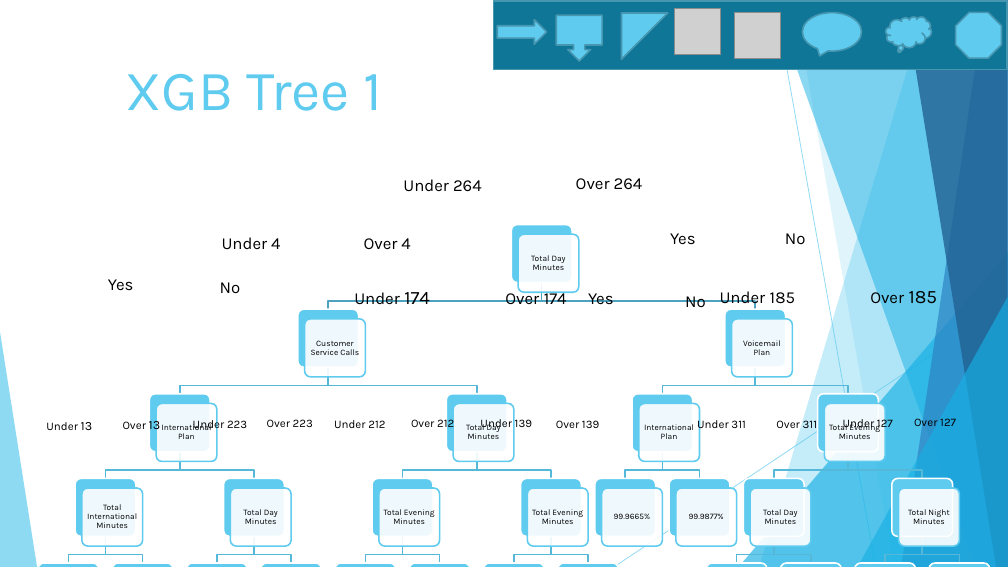
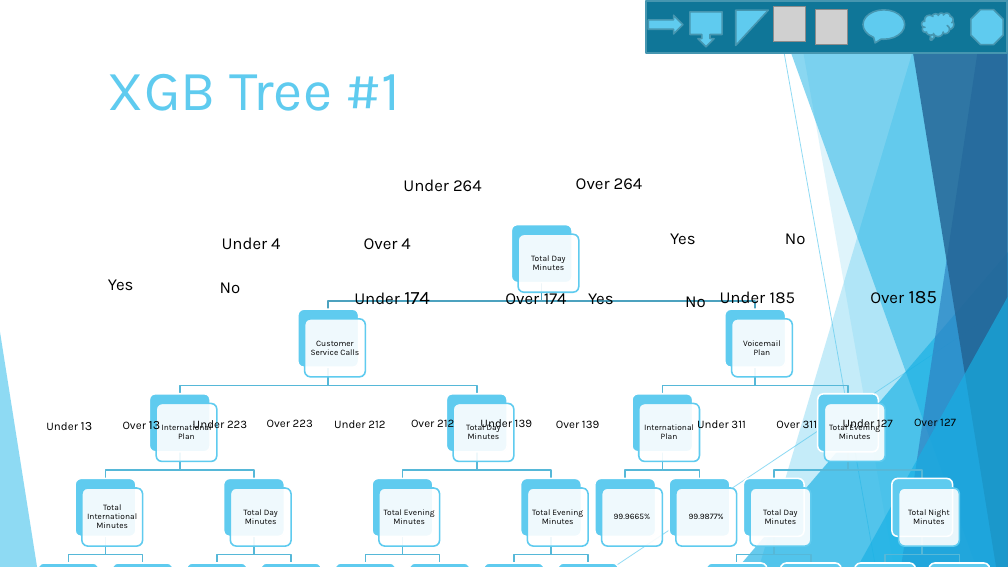
Before and after one commit to MrChamp/FISP3, a slide deck: slide 3 of TeleChurnPresentation.pptx. Drawn at 1008x567 pixels with LibreOffice and Linux fonts; fonts in the diff are those of the drawing; grey boxes stand for pictures. Boxes give left, top, right and bottom in pixels: in the first picture for what was removed or moved away, otherwise in the second. Text is boxed around its words. In the diff, an @@ line names an element or a change of style, - is before the commit and + after.

```diff
--- a/TeleChurnPresentation.pptx
+++ b/TeleChurnPresentation.pptx
@@ rectangle: place and size @@
-rectangle at (494,1,1007,70)
+rectangle at (646,1,1007,53)
@@ right arrow: place and size @@
-right arrow at (498,20,547,45)
+right arrow at (649,15,684,34)
@@ down arrow callout: place and size @@
-down arrow callout at (557,15,603,61)
+down arrow callout at (690,12,723,47)
@@ right triangle: place and size @@
-right triangle at (622,13,668,59)
+right triangle at (736,10,768,45)
@@ picture: place and size @@
-picture at (675,8,721,54)
+picture at (774,7,806,42)
@@ picture: place and size @@
-picture at (734,12,780,58)
+picture at (815,10,848,45)
@@ speech bubble: place and size @@
-speech bubble at (802,13,861,51)
+speech bubble at (864,10,905,39)
@@ thought cloud: place and size @@
-thought cloud at (886,17,932,48)
+thought cloud at (922,13,954,36)
@@ octagon: place and size @@
-octagon at (956,12,1002,58)
+octagon at (971,10,1003,45)
@@ text at (108,74,400,111): text changed @@
-XGB Tree 1
+XGB Tree #1
```
Also in this commit, not shown: 6 other slides changed, 1 slide added, 1 slide removed.
